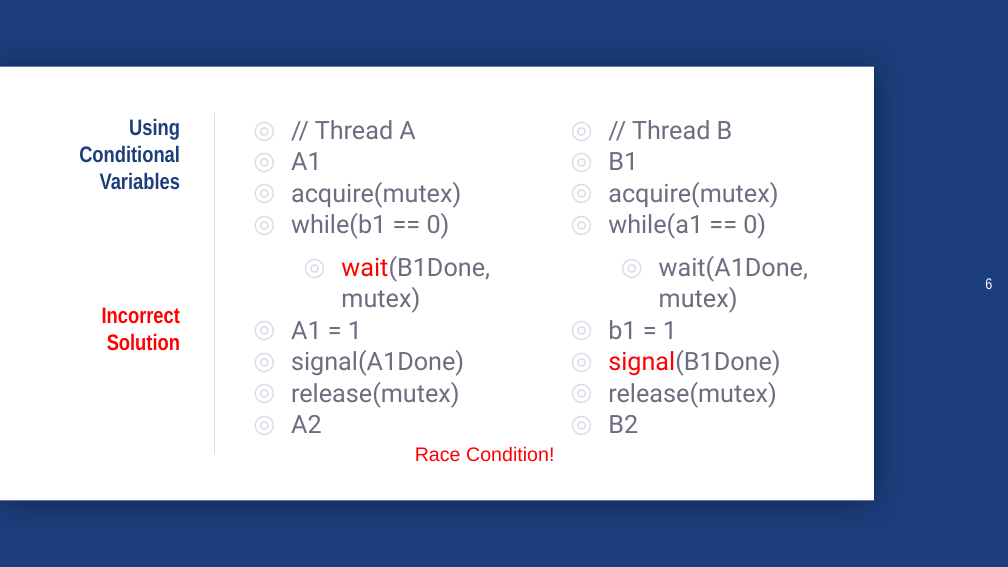
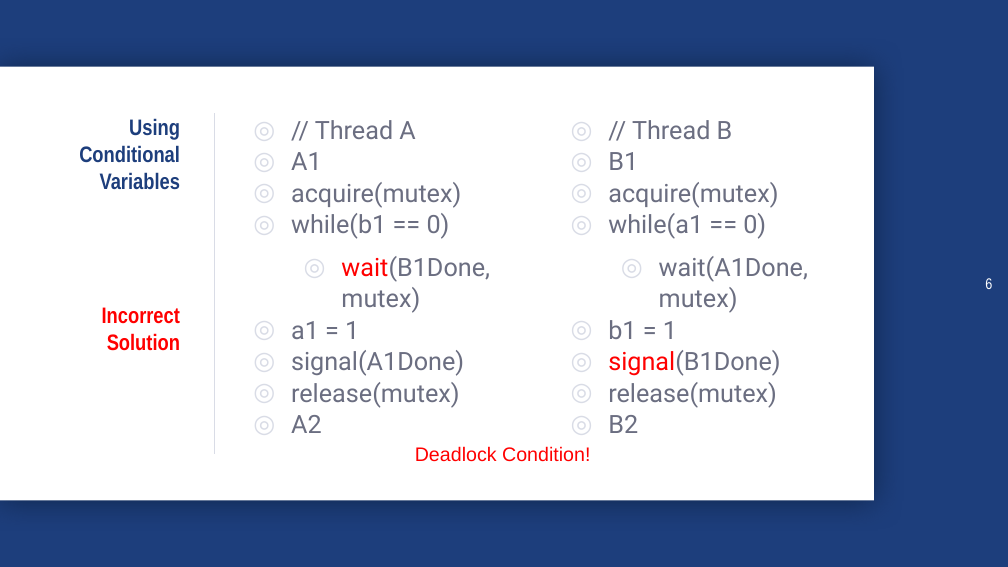
Before and after one commit to ipsitmantri/CS347, a slide deck: slide 6 of Programming Assignment 3/180070032/Takehomequiz3.pptx. Drawn at 1008x567 pixels with LibreOffice and Linux fonts; fonts in the diff are those of the drawing; background and template pictures are left out. Boxes give left, top, right and bottom in pixels: in the first picture for what was removed or moved away, otherwise in the second. Text is boxed around its words. In the diff, an @@ line names an element or a change of style, - is before the commit and + after.

```diff
--- a/Programming Assignment 3/180070032/Takehomequiz3.pptx
+++ b/Programming Assignment 3/180070032/Takehomequiz3.pptx
@@ text at (291, 321, 359, 339): text changed @@
-◎ A1 = 1
+◎ a1 = 1
@@ text at (415, 446, 590, 462): text changed @@
-Race Condition!
+Deadlock Condition!
```
Also in this commit, not shown: 2 other slides changed, 5 other files.
